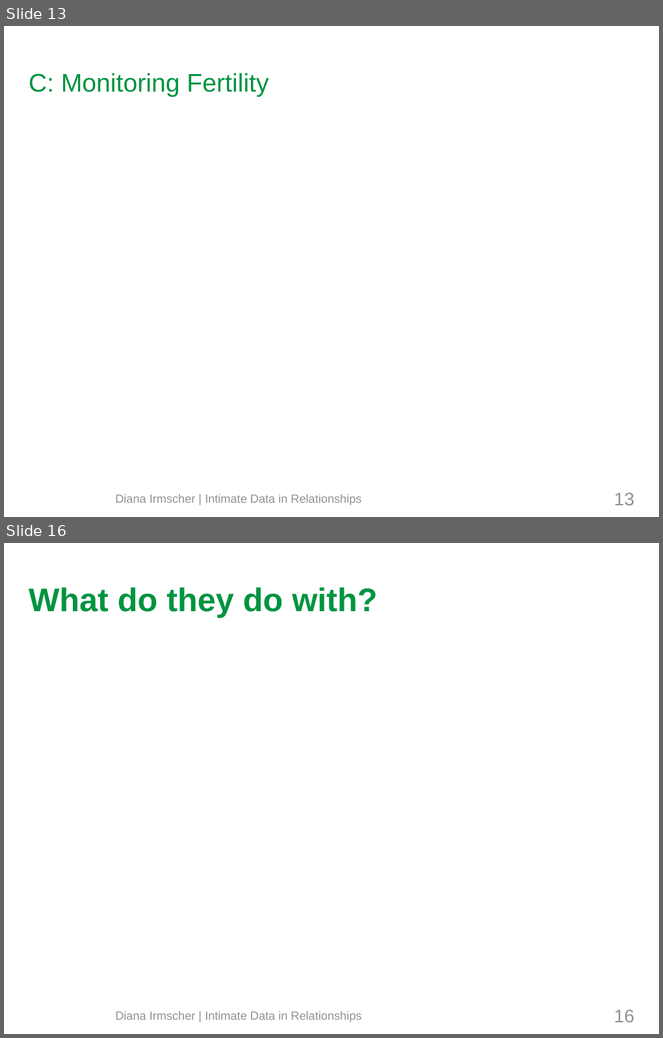
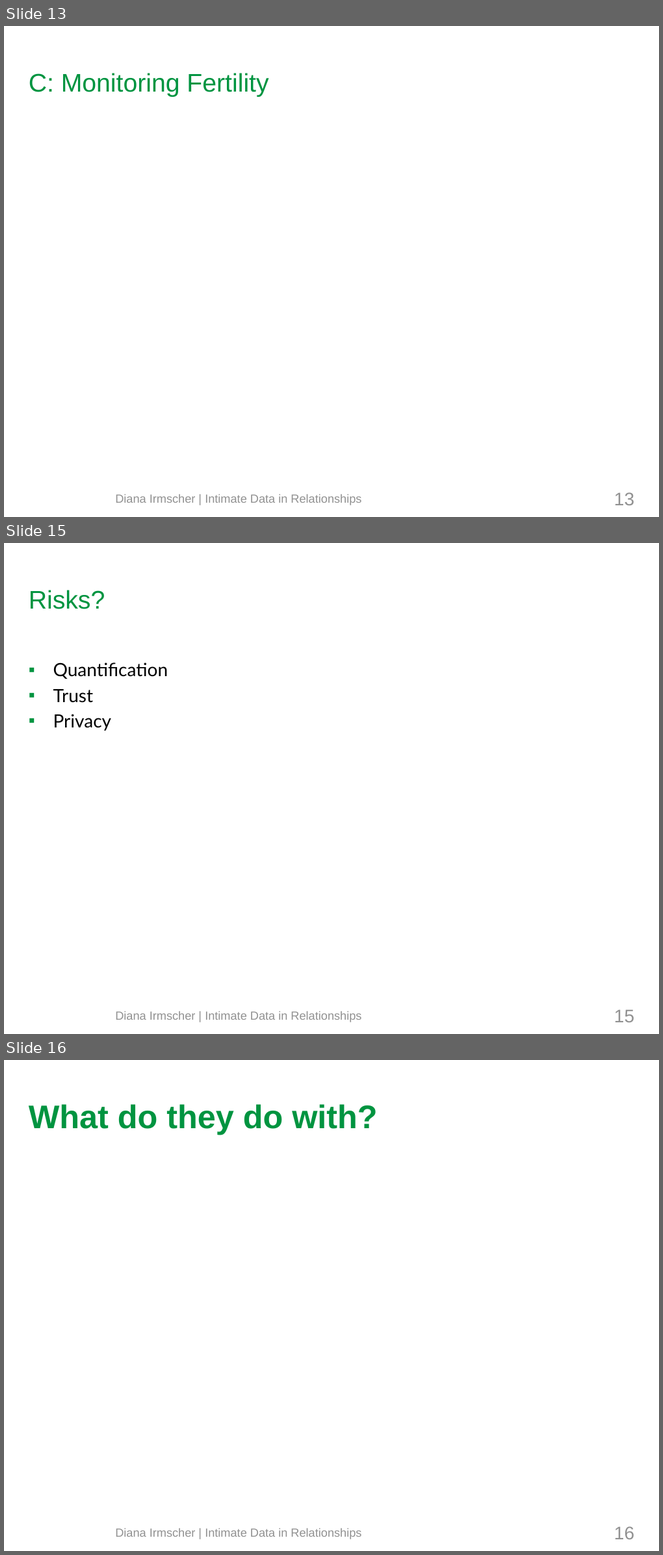
Before and after one commit to mieztatz/advanced_seminar_media_informatics, a slide deck: slides/final_presentation_irmscher.odp. Shown one above the other, each under a label of ours: slides 13 and 16 before the commit, slides 13, 15 and 16 after it; the slides between them are not shown. The pictures are 663x1038 and 663x1555 pixels, drawn with LibreOffice and Linux fonts; fonts in the diff are those of the drawing; background and template pictures are left out. Boxes give left, top, right and bottom in pixels: in the first picture for what was removed or moved away, otherwise in the second. Text is boxed around its words. In the diff, an @@ line names an element or a change of style, - is before the commit and + after.

```diff
--- a/slides/final_presentation_irmscher.odp
+++ b/slides/final_presentation_irmscher.odp
@@ slide 15 added at (x1=4, y1=543, x2=659, y2=1034), background #FFFFFF @@
@@ title added at (x1=29, y1=590, x2=105, y2=609), 28 pt, text #009440 @@
+Risks?
@@ text added at (x1=53, y1=663, x2=168, y2=731), 20 pt, text #000000 @@
+▪ Quantification
+▪ Trust
+▪ Privacy
@@ page number added at (x1=614, y1=1010, x2=634, y2=1023), 20 pt, text #919191 @@
+15
@@ text added at (x1=115, y1=1012, x2=362, y2=1023), 13 pt, text #919191 @@
+Diana Irmscher | Intimate Data in Relationships
```
Also in this commit, not shown: 3 other slides added, 1 other file.
